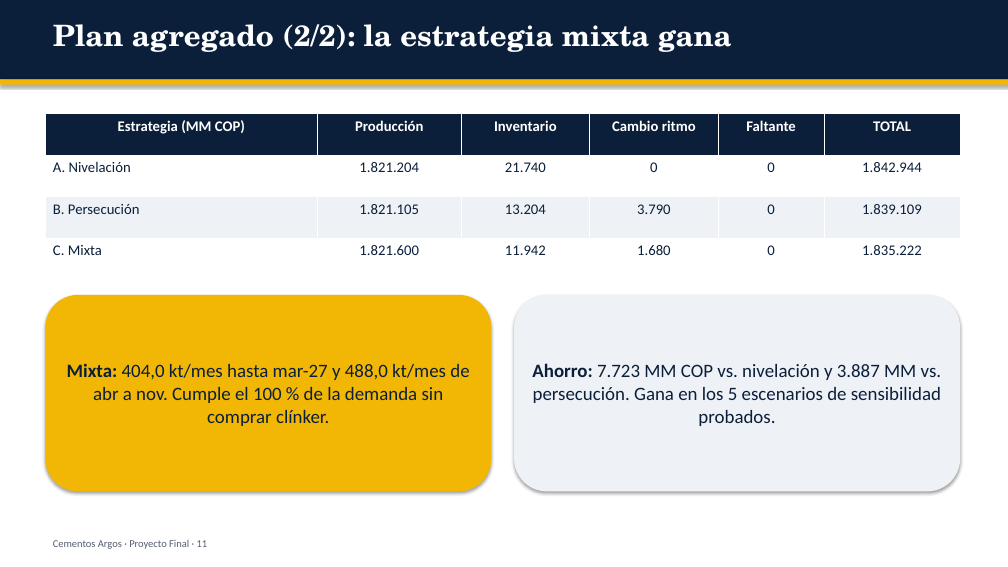
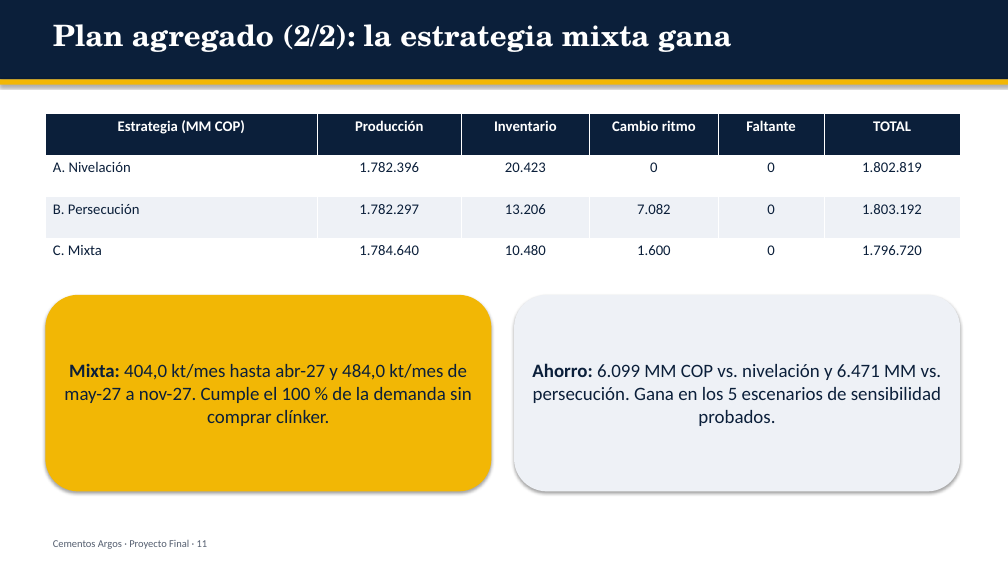
Before and after one commit to mauxysalcedo/mauxysalcedo.github.io, a slide deck: slide 11 of proyecto_final/Presentacion_Proyecto_Final_Argos.pptx. Drawn at 1008x567 pixels with LibreOffice and Linux fonts; fonts in the diff are those of the drawing. Boxes give left, top, right and bottom in pixels: in the first picture for what was removed or moved away, otherwise in the second. Text is boxed around its words. In the diff, an @@ line names an element or a change of style, - is before the commit and + after.

```diff
--- a/proyecto_final/Presentacion_Proyecto_Final_Argos.pptx
+++ b/proyecto_final/Presentacion_Proyecto_Final_Argos.pptx
@@ table at (45, 113, 960, 280) @@
-row 2: A. Nivelación | 1.821.204 | 21.740 | 0 | 0 | 1.842.944
+row 2: A. Nivelación | 1.782.396 | 20.423 | 0 | 0 | 1.802.819
-row 3: B. Persecución | 1.821.105 | 13.204 | 3.790 | 0 | 1.839.109
+row 3: B. Persecución | 1.782.297 | 13.206 | 7.082 | 0 | 1.803.192
-row 4: C. Mixta | 1.821.600 | 11.942 | 1.680 | 0 | 1.835.222
+row 4: C. Mixta | 1.784.640 | 10.480 | 1.600 | 0 | 1.796.720
@@ text in rounded rectangle at (64, 364, 472, 426): text changed @@
-Mixta: 404,0 kt/mes hasta mar-27 y 488,0 kt/mes de abr a nov. Cumple el 100 % de la demanda sin comprar clínker.
+Mixta: 404,0 kt/mes hasta abr-27 y 484,0 kt/mes de may-27 a nov-27. Cumple el 100 % de la demanda sin comprar clínker.
@@ text in rounded rectangle at (532, 363, 942, 426): text changed @@
-Ahorro: 7.723 MM COP vs. nivelación y 3.887 MM vs. persecución. Gana en los 5 escenarios de sensibilidad probados.
+Ahorro: 6.099 MM COP vs. nivelación y 6.471 MM vs. persecución. Gana en los 5 escenarios de sensibilidad probados.
```
Also in this commit, not shown: 12 other slides changed, 16 other files.
